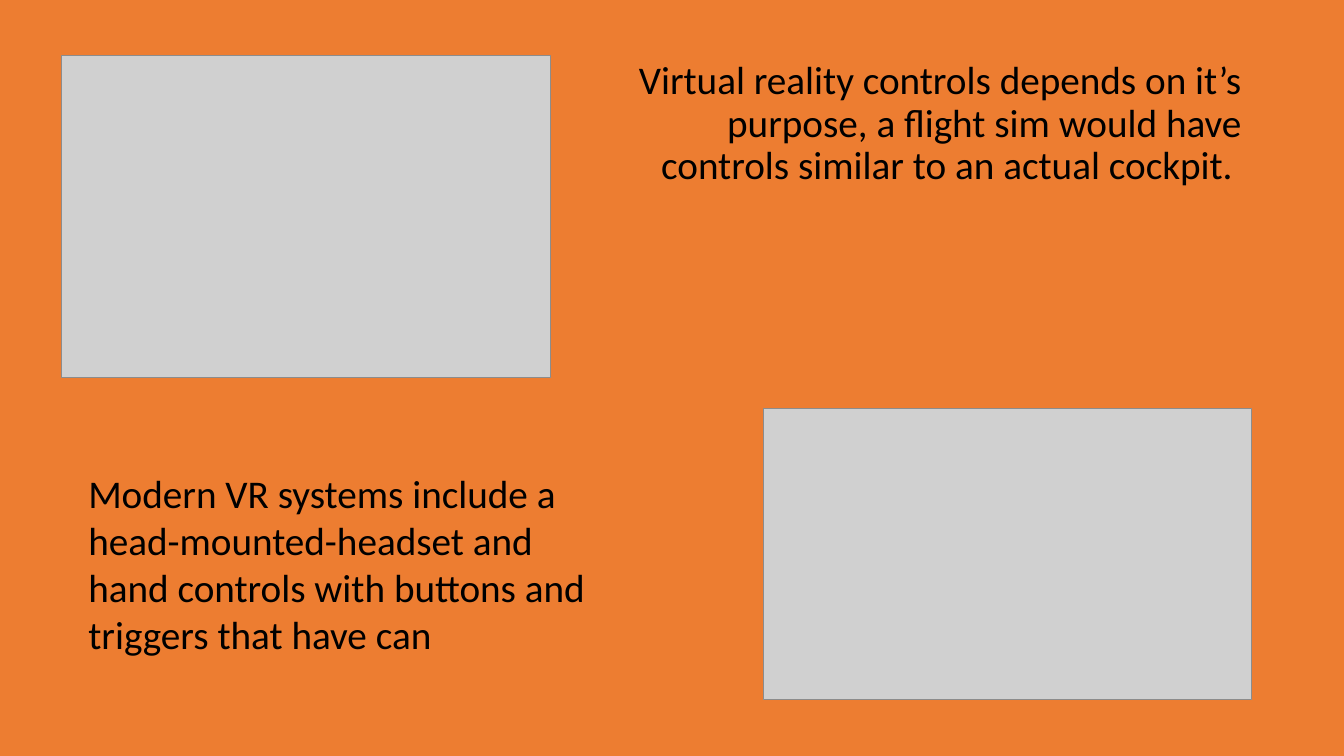
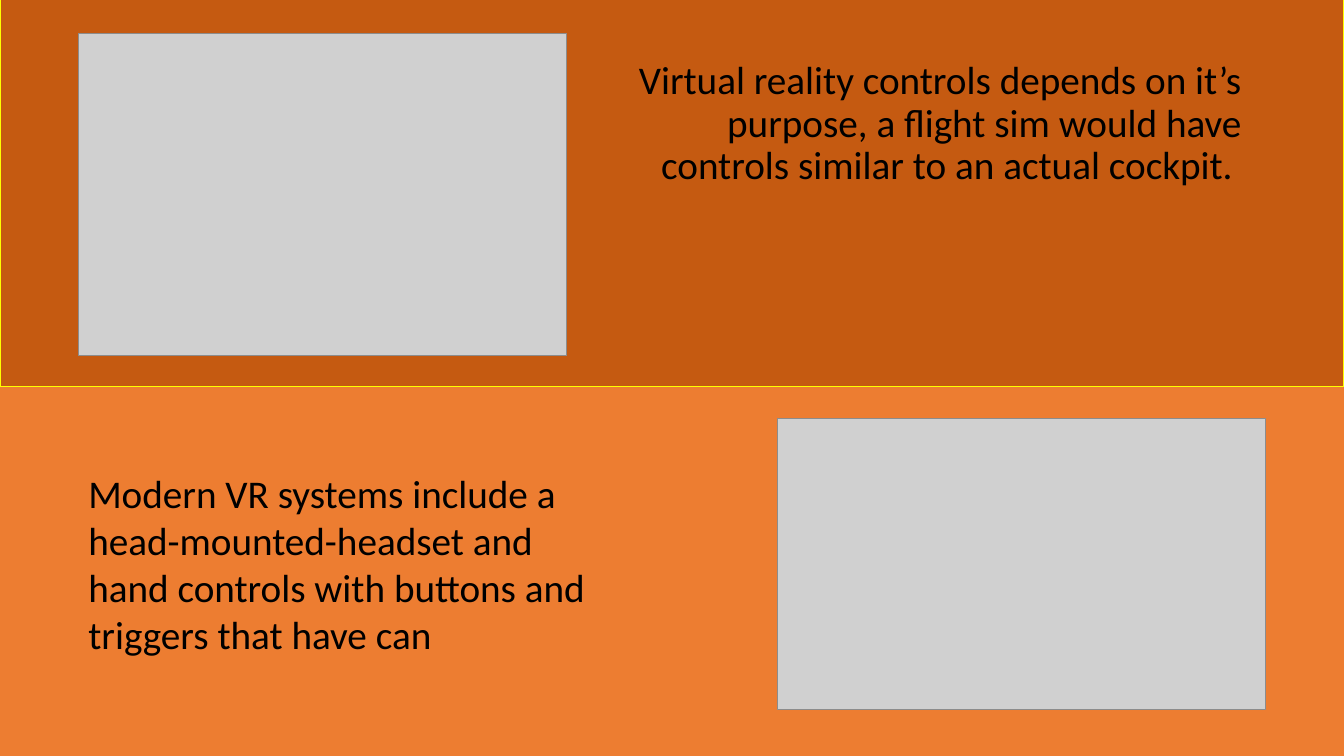
Before and after one commit to aaron020/vrproject, a slide deck: slide 6 of How does VR work_DavidCondon_19279655.pptx. Drawn at 1344x756 pixels with LibreOffice and Linux fonts; fonts in the diff are those of the drawing; grey boxes stand for pictures. Boxes give left, top, right and bottom in pixels: in the first picture for what was removed or moved away, otherwise in the second. Text is boxed around its words. In the diff, an @@ line names an element or a change of style, - is before the commit and + after.

```diff
--- a/How does VR work_DavidCondon_19279655.pptx
+++ b/How does VR work_DavidCondon_19279655.pptx
@@ rectangle added at (x1=0, y1=0, x2=1344, y2=387), fill #C55A11, outline #FFFF00 1 pt @@
@@ picture moved from (x1=62, y1=56, x2=551, y2=378) to (x1=79, y1=33, x2=568, y2=355) @@
@@ picture moved from (x1=763, y1=408, x2=1252, y2=700) to (x1=777, y1=418, x2=1266, y2=710) @@
```
Also in this commit, not shown: 2 other slides changed, 6 slides removed.
